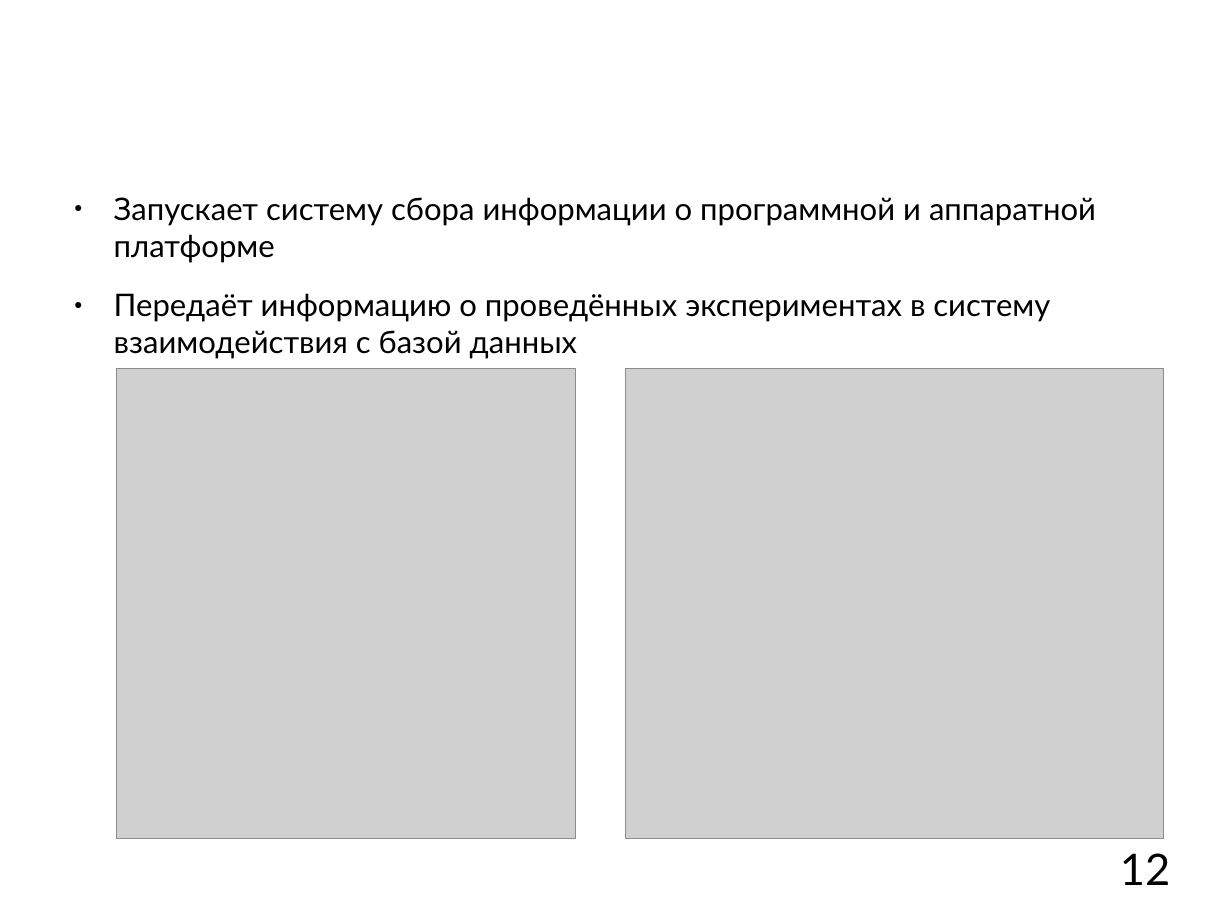
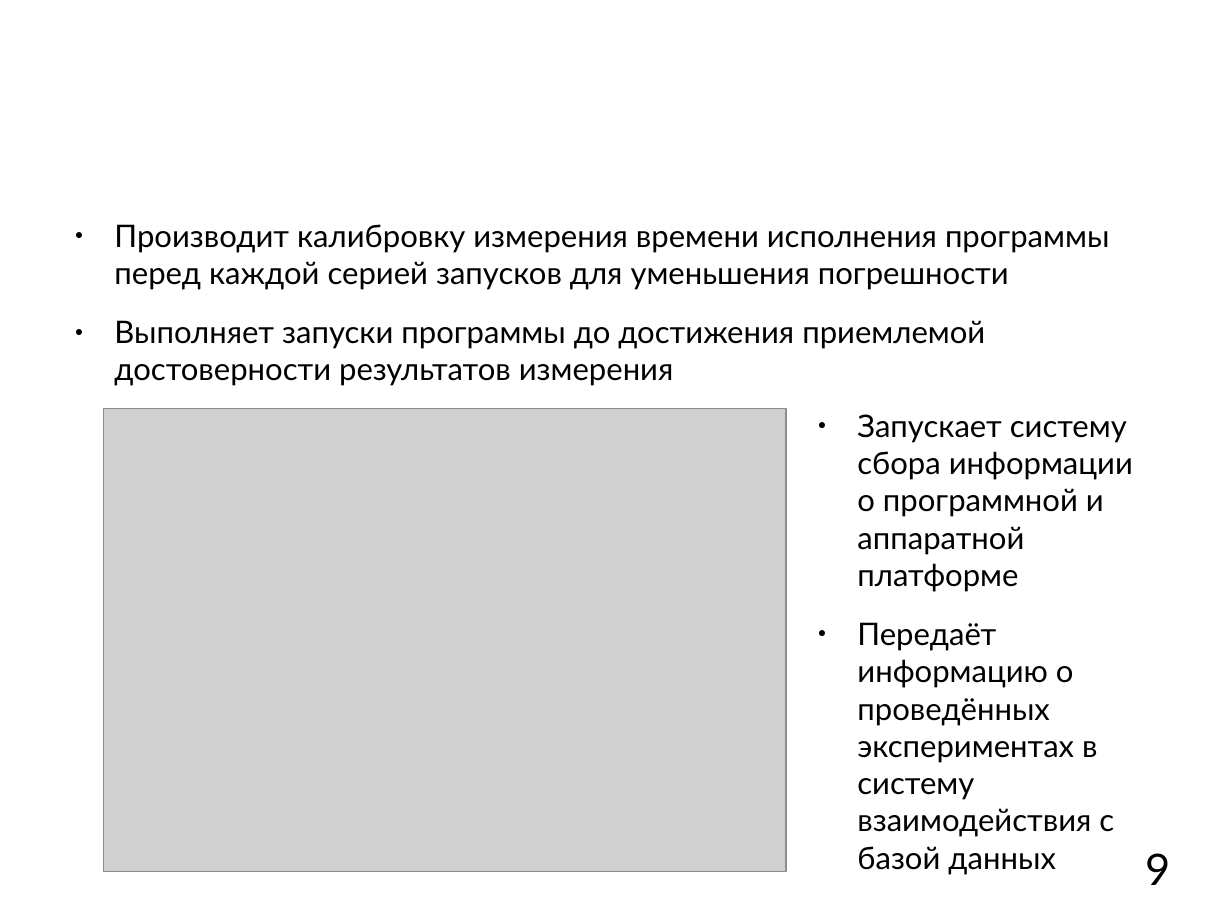
Before and after one commit to mkpankov/adaptor, a slide deck: slide 9 of diploma/defense/brochure.odp (slide 12 before the commit). Drawn at 1232x924 pixels with LibreOffice and Linux fonts; fonts in the diff are those of the drawing; grey boxes stand for pictures; background and template pictures are left out. Boxes give left, top, right and bottom in pixels: in the first picture for what was removed or moved away, otherwise in the second. Text is boxed around its words. In the diff, an @@ line names an element or a change of style, - is before the commit and + after.

```diff
--- a/diploma/defense/brochure.odp
+++ b/diploma/defense/brochure.odp
@@ text added at (114, 224, 1109, 386), 20 pt, text #000000 @@
+● Производит калибровку измерения времени исполнения программы перед каждой серией запусков для уменьшения погрешности
+● Выполняет запуски программы до достижения приемлемой достоверности результатов измерения
@@ picture removed at (626, 369, 1164, 838) @@
@@ picture: place and size @@
-picture at (116, 369, 576, 838)
+picture at (104, 408, 786, 872)
@@ text "Запускает систему сбора информации о ..." rewrapped from (114, 197, 1096, 359) to (857, 414, 1133, 874) @@
@@ page number at (1145, 853, 1170, 885): text changed @@
-12
+9
```
Also in this commit, not shown: 2 other slides changed, 1 slide added, 1 slide removed.
